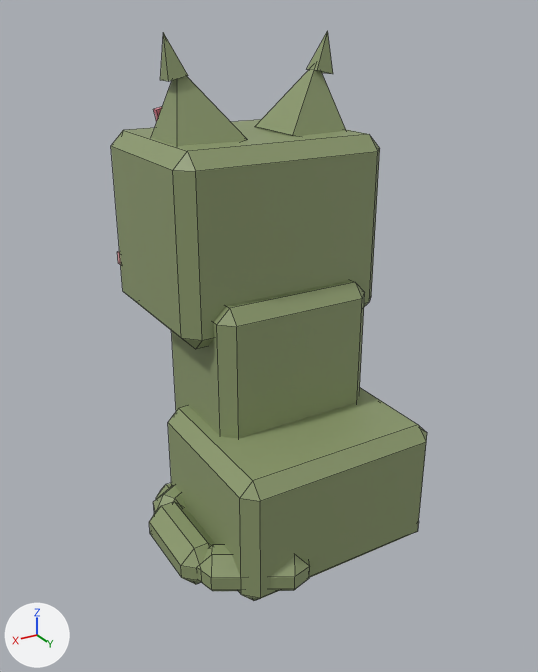
What one commit did to the FBX model assets/cat-cafe/exports/CatCafe_Cat_Moss_Sit.fbx.
One viewpoint serves both versions: a 50 mm camera at (0.01446, 0.02371, 0.0201) aimed at (0.00095, 0.00118, 0.00884). The axes (+X, +Y, +Z) are drawn at lower left. The lights are the same throughout. The first picture is the older version. Mesh edges are drawn as thin lines. Where no turn or scale is listed for an object, it has been applied to the vertices.

Script lines for the objects in view, before the commit:
```python
me_catcafe_cat_moss_sit_earl = bpy.data.meshes.new('CatCafe_Cat_Moss_Sit_EarL')
me_catcafe_cat_moss_sit_earl.from_pydata(...)  # 18 vertices, 16 faces; spans x -0.00169..0.0011, y -0.00142..0.00142, z -0.00027..0.00391
me_catcafe_cat_moss_sit_earl.materials.append(mat_catcafe_palette)
me_catcafe_cat_moss_sit_earr = bpy.data.meshes.new('CatCafe_Cat_Moss_Sit_EarR')
me_catcafe_cat_moss_sit_earr.from_pydata(...)  # 18 vertices, 16 faces; spans x -0.0011..0.00169, y -0.00142..0.00142, z -0.00027..0.00391
me_catcafe_cat_moss_sit_earr.materials.append(mat_catcafe_palette)
me_catcafe_cat_moss_sit_tail = bpy.data.meshes.new('CatCafe_Cat_Moss_Sit_Tail')
me_catcafe_cat_moss_sit_tail.from_pydata(...)  # 72 vertices, 78 faces; spans x -0.00039..0.00398, y -0.00782..0.0006, z -0.00086..0.00085
me_catcafe_cat_moss_sit_tail.materials.append(mat_catcafe_palette)
ob_catcafe_cat_moss_sit_earl = bpy.data.objects.new('CatCafe_Cat_Moss_Sit_EarL', me_catcafe_cat_moss_sit_earl)
ob_catcafe_cat_moss_sit_earl.location = (0.00266, -0.00171, 0.01568)
ob_catcafe_cat_moss_sit_earr = bpy.data.objects.new('CatCafe_Cat_Moss_Sit_EarR', me_catcafe_cat_moss_sit_earr)
ob_catcafe_cat_moss_sit_earr.location = (-0.00266, -0.00171, 0.01568)
ob_catcafe_cat_moss_sit_tail = bpy.data.objects.new('CatCafe_Cat_Moss_Sit_Tail', me_catcafe_cat_moss_sit_tail)
ob_catcafe_cat_moss_sit_tail.location = (0.0019, 0.00513, 0.00105)
# also in view: 'CatCafe_Cat_Moss_Sit_Body' at (0.0, 0.00085, 0.00522); 'CatCafe_Cat_Moss_Sit_Head' at (0.0, -0.00254, 0.01235)
```
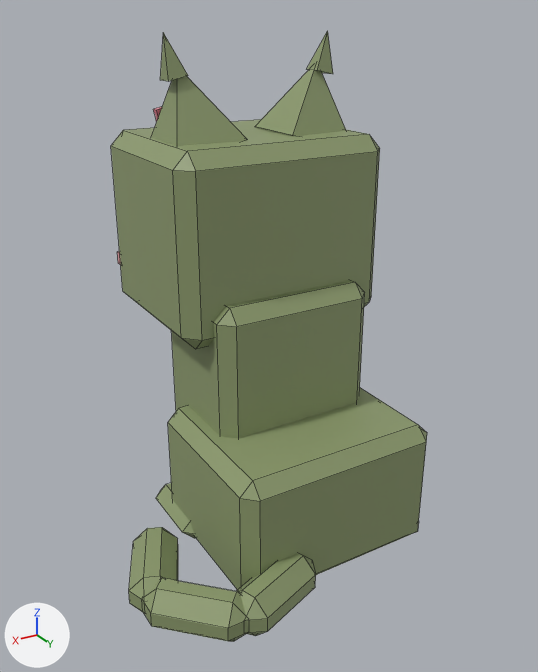
Patch to the scene script:
```diff
--- a/assets/cat-cafe/exports/CatCafe_Cat_Moss_Sit.fbx.py
+++ b/assets/cat-cafe/exports/CatCafe_Cat_Moss_Sit.fbx.py
@@ me_catcafe_cat_moss_sit_tail @@
 # used by ob_catcafe_cat_moss_sit_tail; location = (0.0019, 0.00513, 0.00105)
-me_catcafe_cat_moss_sit_tail.from_pydata(...)  # 72 vertices, 78 faces; spans x -0.00039..0.00398, y -0.00782..0.0006, z -0.00086..0.00085
+me_catcafe_cat_moss_sit_tail.from_pydata(...)  # 72 vertices, 78 faces; spans x -0.00037..0.00613, y -0.00461..0.00184, z -0.00086..0.00085
+# me_catcafe_cat_moss_sit_tail part 1: 72 of 72 vertices moved; they spanned x -0.00039..0.00398, y -0.00782..0.0006, z -0.00086..0.00085 and now span x -0.00037..0.00613, y -0.00461..0.00184, z -0.00086..0.00085; mean shift (0.00146, 0.00288, 0.0)
 me_catcafe_cat_moss_sit_tail.materials.append(mat_catcafe_palette)
```

Location of each change, (x1, y1, x2, y2) in pixels of the pictures (538 x 672 px):
'CatCafe_Cat_Moss_Sit_Tail', reshaped: before (149, 486, 310, 591); after (129, 527, 316, 642)
